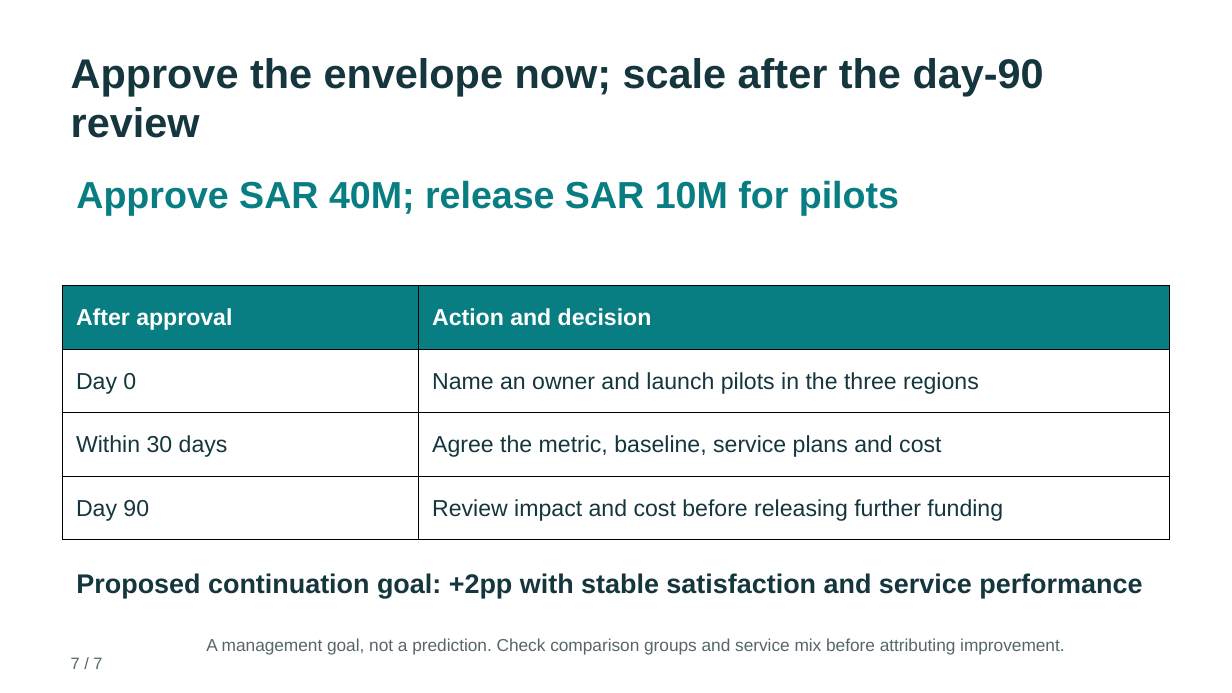
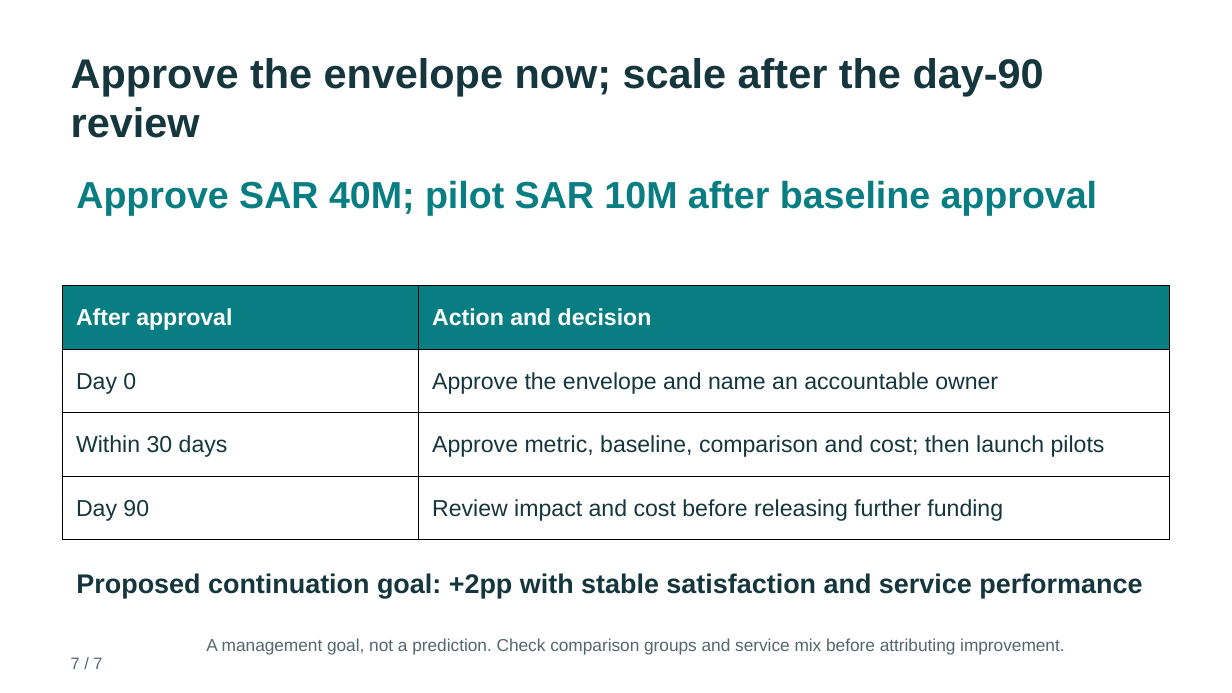
Before and after one commit to c3bod/sdaia-storytelling-tayseer-capstone, a slide deck: slide 7 of deliverables/Tayseer_Executive_Story_Final.pptx. Drawn at 1232x693 pixels with LibreOffice and Linux fonts; fonts in the diff are those of the drawing. Boxes give left, top, right and bottom in pixels: in the first picture for what was removed or moved away, otherwise in the second. Text is boxed around its words. In the diff, an @@ line names an element or a change of style, - is before the commit and + after.

Commit message:
Apply independent capstone review: pilot prerequisites, chart evidence and metric sensitivity

```diff
--- a/deliverables/Tayseer_Executive_Story_Final.pptx
+++ b/deliverables/Tayseer_Executive_Story_Final.pptx
@@ text at [76, 180, 1098, 216]: text changed @@
-Approve SAR 40M; release SAR 10M for pilots
+Approve SAR 40M; pilot SAR 10M after baseline approval
@@ table at [63, 286, 1169, 540] @@
-row 2, column 2: Name an owner and launch pilots in the three regions
+row 2, column 2: Approve the envelope and name an accountable owner
-row 3, column 2: Agree the metric, baseline, service plans and cost
+row 3, column 2: Approve metric, baseline, comparison and cost; then launch pilots
```
Also in this commit, not shown: 4 other slides changed, 15 other files.
